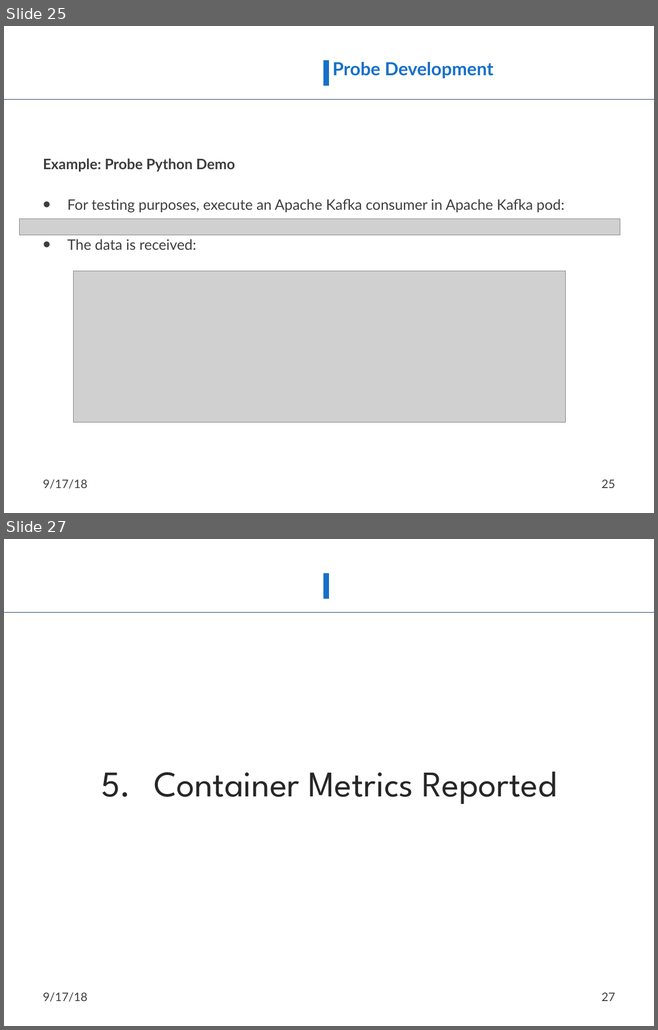
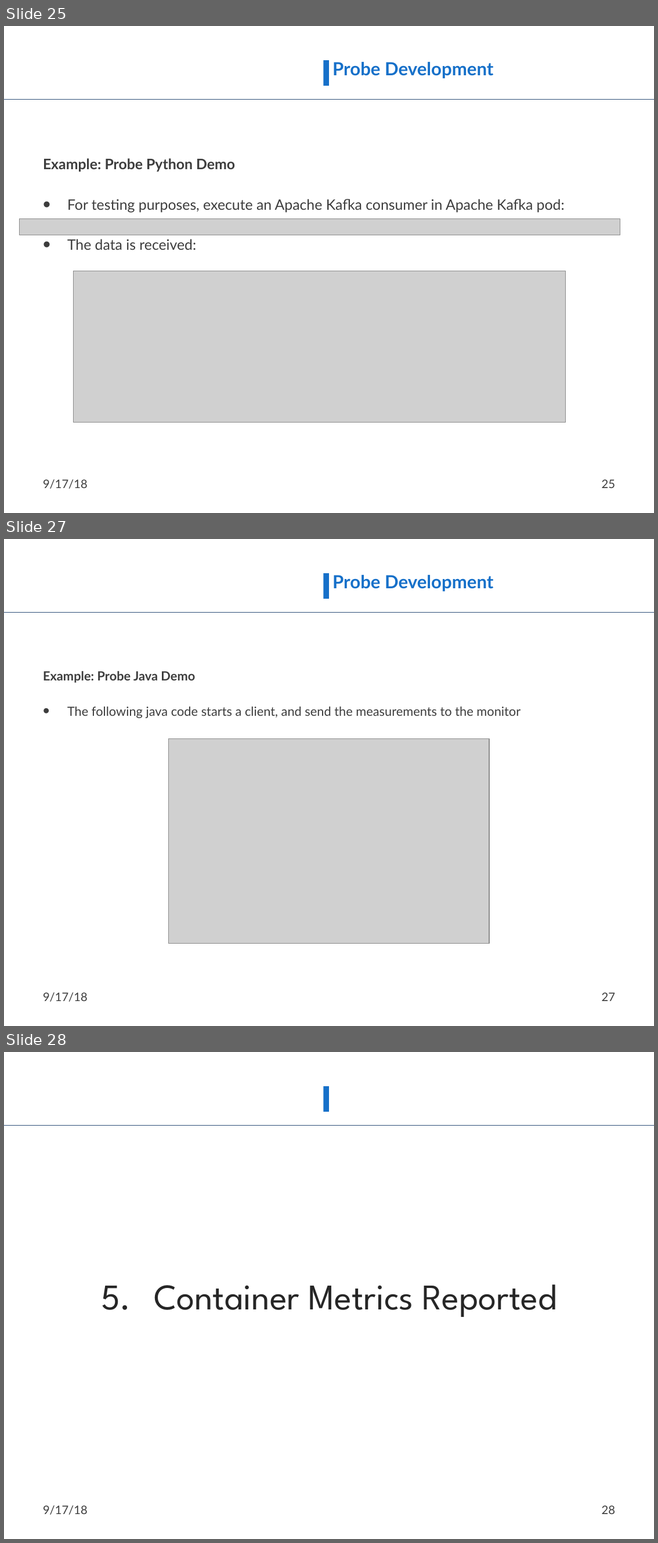
Before and after one commit to nmsa/tma-framework, a slide deck: documents/ATMOSPHERE_TMA_Framework_usage.pptx. Shown one above the other, each under a label of ours: slides 25 and 27 before the commit, slides 25, 27 and 28 after it; the slides between them are not shown. The pictures are 658x1030 and 658x1543 pixels, drawn with LibreOffice and Linux fonts; fonts in the diff are those of the drawing; grey boxes stand for pictures; background and template pictures are left out. Boxes give left, top, right and bottom in pixels: in the first picture for what was removed or moved away, otherwise in the second. Text is boxed around its words. In the diff, an @@ line names an element or a change of style, - is before the commit and + after.

Commit message:
Adding the java probe example to the presentation

```diff
--- a/documents/ATMOSPHERE_TMA_Framework_usage.pptx
+++ b/documents/ATMOSPHERE_TMA_Framework_usage.pptx
@@ slide 27 added at (x1=4, y1=539, x2=654, y2=1026), background picture (left out); not listed: 2 template elements that a slide beside it also shows @@
@@ title added at (x1=332, y1=575, x2=493, y2=592), 20 pt, text #1670C9, bold @@
+Probe Development
@@ text added at (x1=43, y1=671, x2=520, y2=718), 14 pt, text #3D3D3D @@
+Example: Probe Java Demo
+• The following java code starts a client, and send the measurements to the monitor
@@ picture added at (x1=168, y1=739, x2=489, y2=944) @@
@@ text added at (x1=43, y1=993, x2=88, y2=1002), 13 pt, text #3D3D3D @@
+9/17/18
@@ page number added at (x1=601, y1=993, x2=615, y2=1001), 13 pt, text #3D3D3D @@
+27
@@ what was slide 27 is now slide 28 @@
@@ page number at (x1=601, y1=1506, x2=615, y2=1514): text changed @@
-27
+28
```
Also in this commit, not shown: 1 slide changed.
